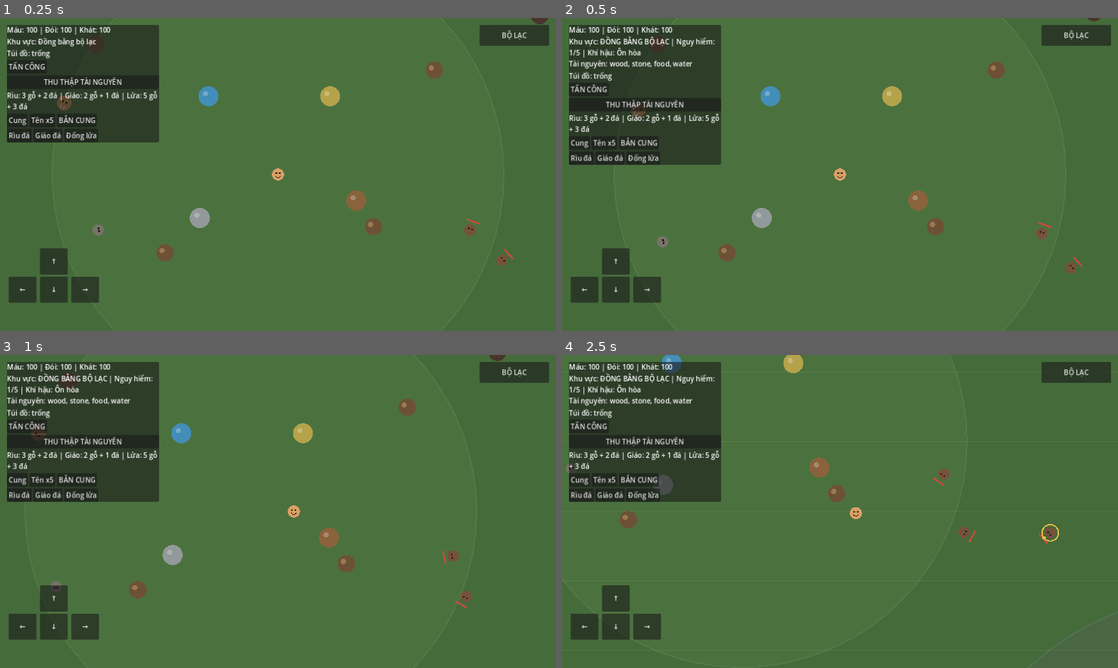
Above: before the commit, frames 1-4 (two rows, left to right).
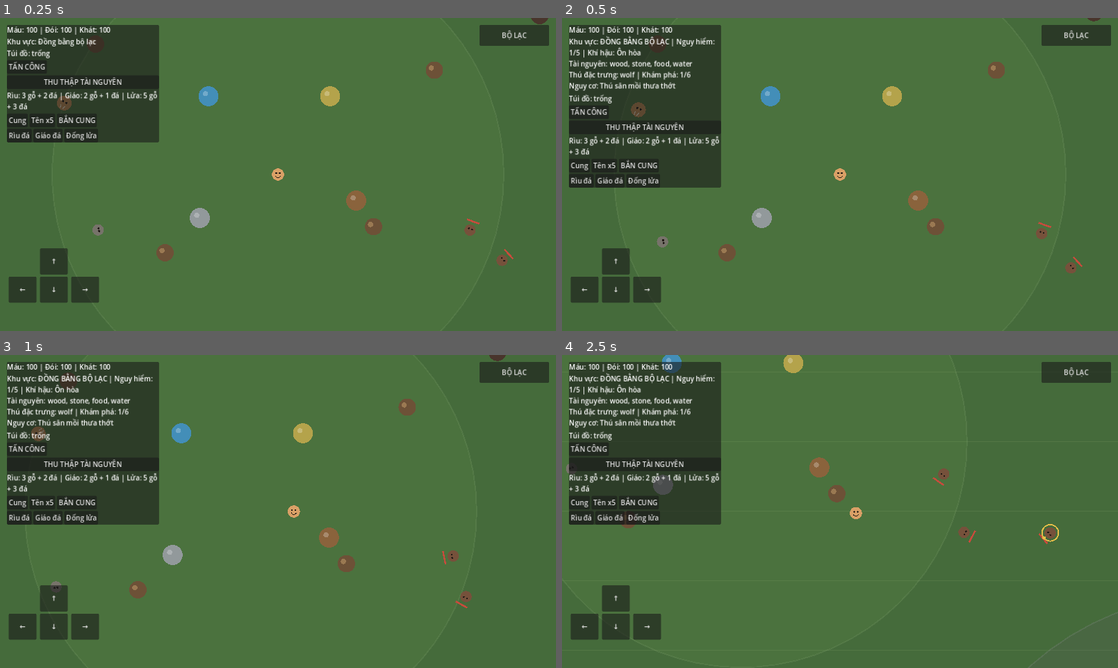
Above: after the commit, the same moments.

Repository: khanhhkt8-hub/Bo-Lac-Tien-Su.
Game: Godot game, scene res://Scenes/Main.tscn
Same seed, same stepped clock (60 frames per second), same inputs: the game is played once before the commit and once after it.
Inputs:
- Up to frame 1 (0.25 s): no input
- Up to frame 2 (0.5 s): no input
- Up to frame 3 (1 s): hold Right (ui_right) from 0.53 s (still down)
- Up to frame 4 (2.5 s): release Right (ui_right) at 1.28 s; hold Down (ui_down) 1.28-2.03 s; hold Right (ui_right) from 2.03 s (still down)

Frame 1 is identical in both runs. In frame 2, 4.2% of the frame differs, in the area x 1-29%, y 16-55%; in frame 3, 4.2%; in frame 4, 4.2%.

Commit message:
Expand biome HUD with wildlife hazard and discovery progress

Diff:
--- a/Scripts/UI/SurvivalHUD.gd
+++ b/Scripts/UI/SurvivalHUD.gd
@@ -179,10 +179,17 @@
 		_region_label.text = "Khu vực: Vùng hoang dã chưa xác định"
 		return
 	var resources: Array = data.get("resources", [])
+	var wildlife: Array = data.get("wildlife", [])
 	var resource_text := ", ".join(PackedStringArray(resources))
-	_region_label.text = "Khu vực: %s | Nguy hiểm: %d/5 | Khí hậu: %s\nTài nguyên: %s" % [
+	var wildlife_text := ", ".join(PackedStringArray(wildlife))
+	var summary: Dictionary = RegionSystem.get_discovery_summary()
+	_region_label.text = "Khu vực: %s | Nguy hiểm: %d/5 | Khí hậu: %s\nTài nguyên: %s\nThú đặc trưng: %s | Khám phá: %d/%d\nNguy cơ: %s" % [
 		str(data.get("name", "Chưa rõ")),
 		int(data.get("danger", 1)),
 		str(data.get("climate", "Không rõ")),
-		resource_text
+		resource_text,
+		wildlife_text,
+		int(summary.get("discovered", 1)),
+		int(summary.get("total", 6)),
+		str(data.get("hazard", "Không rõ"))
 	]
